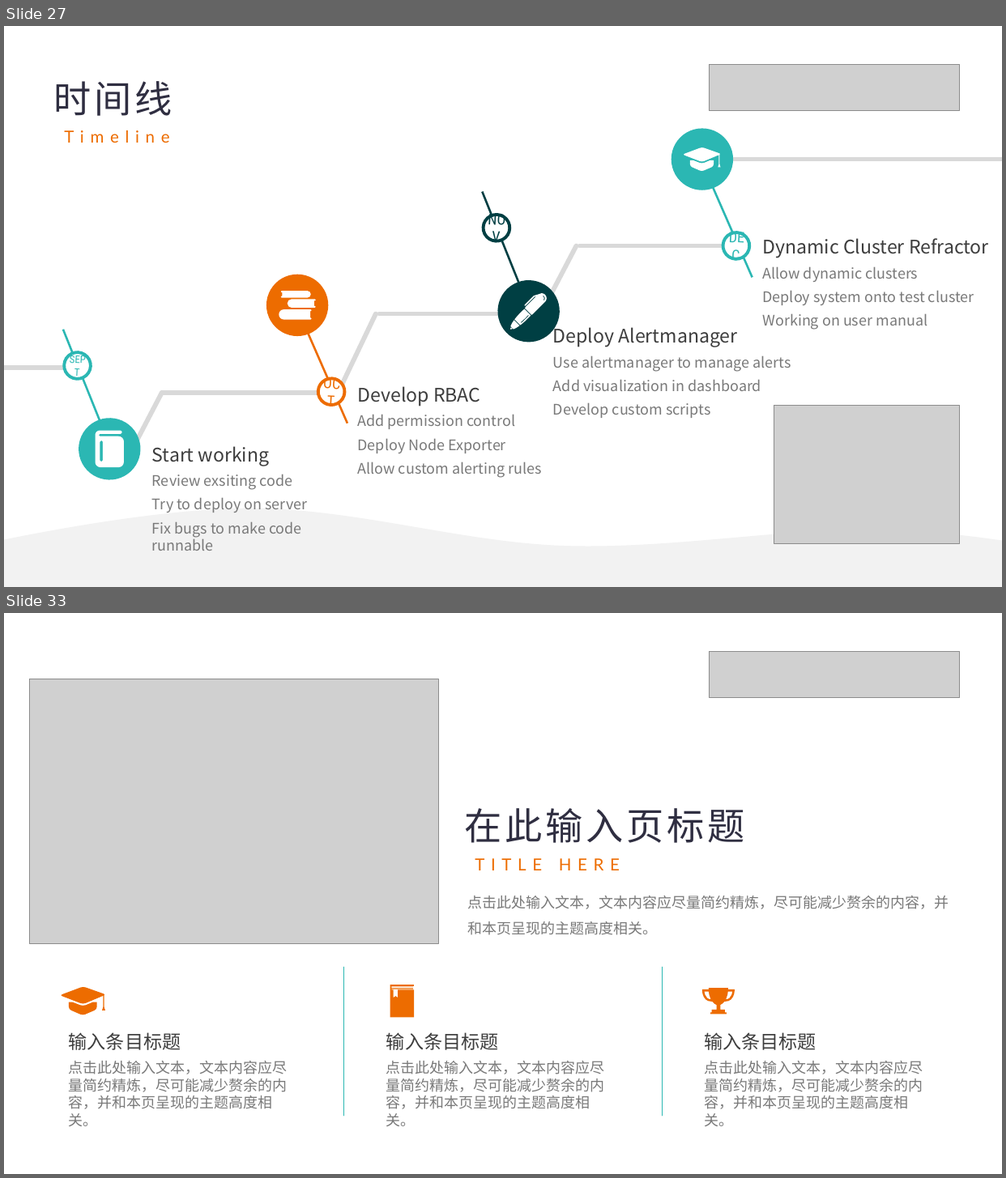
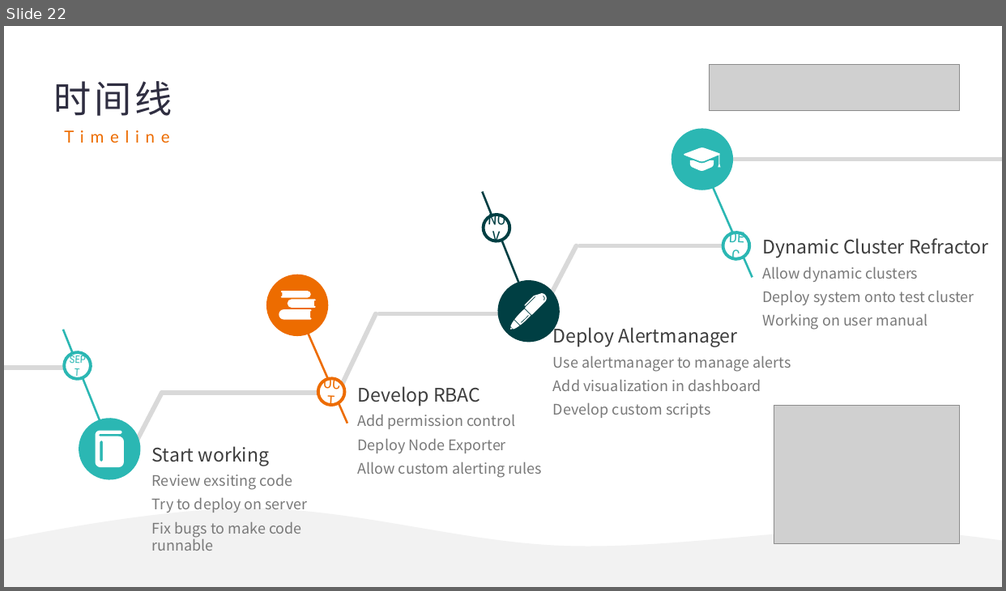
Before and after one commit to similar2/HPCAlertSystem, a slide deck: docs/HPC Monitor System Development.pptx. Shown one above the other, each under a label of ours: slides 27 and 33 before the commit, slide 22 after it; the slides between them are not shown. The pictures are 1006x1178 and 1006x591 pixels, drawn with LibreOffice and Linux fonts; fonts in the diff are those of the drawing; grey boxes stand for pictures. Boxes give left, top, right and bottom in pixels: in the first picture for what was removed or moved away, otherwise in the second. Text is boxed around its words. In the diff, an @@ line names an element or a change of style, - is before the commit and + after.

```diff
--- a/docs/HPC Monitor System Development.pptx
+++ b/docs/HPC Monitor System Development.pptx
@@ slide 33 removed at [4, 613, 1002, 1174], background #FFFFFF @@
@@ picture removed at [710, 651, 960, 697] @@
@@ picture removed at [29, 679, 438, 944] @@
@@ text removed at [465, 808, 745, 871] @@
-在此输入页标题
-TITLE HERE
@@ text removed at [467, 896, 948, 935] @@
-点击此处输入文本，文本内容应尽量简约精炼，尽可能减少赘余的内容，并和本页呈现的主题高度相关。
@@ line removed from (344, 967) to (344, 1116) @@
@@ line removed from (662, 967) to (662, 1116) @@
@@ freeform shape removed at [61, 987, 105, 1015] @@
@@ freeform shape removed at [390, 985, 414, 1017] @@
@@ freeform shape removed at [702, 988, 735, 1014] @@
@@ text removed at [69, 1033, 288, 1127] @@
-输入条目标题
-点击此处输入文本，文本内容应尽量简约精炼，尽可能减少赘余的内容，并和本页呈现的主题高度相关。
@@ text removed at [386, 1033, 605, 1127] @@
-输入条目标题
-点击此处输入文本，文本内容应尽量简约精炼，尽可能减少赘余的内容，并和本页呈现的主题高度相关。
@@ text removed at [704, 1033, 923, 1127] @@
-输入条目标题
-点击此处输入文本，文本内容应尽量简约精炼，尽可能减少赘余的内容，并和本页呈现的主题高度相关。
@@ what was slide 27 is now slide 22 @@
```
Also in this commit, not shown: 15 slides changed, 2 slides added, 18 other slides removed.
